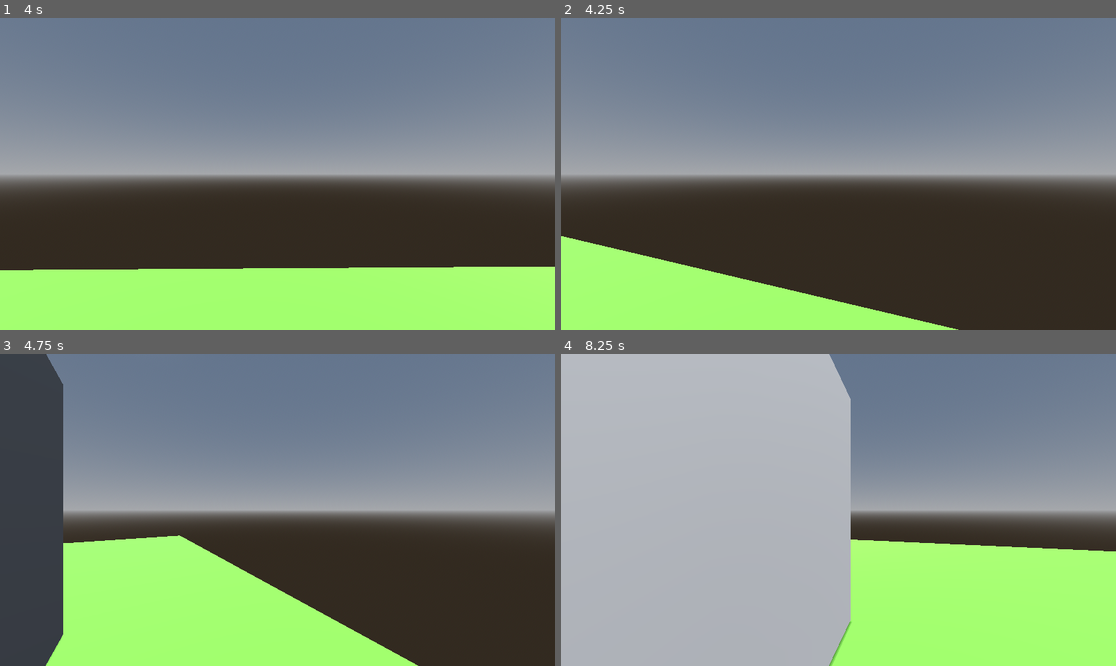
Above: before the commit, frames 1-4 (two rows, left to right).
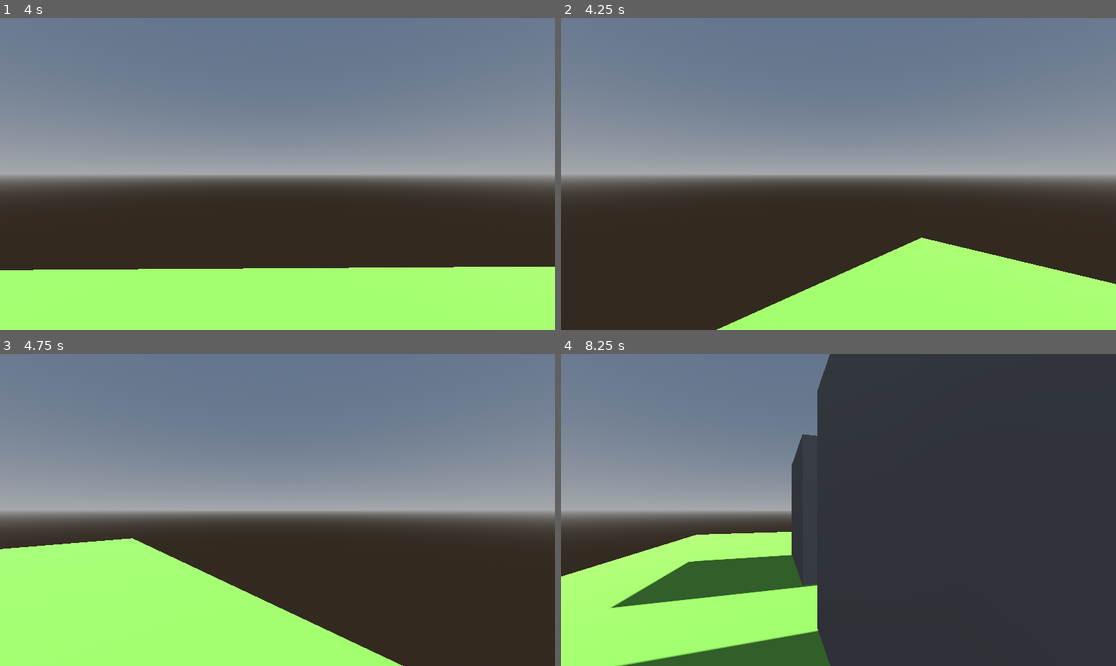
Above: after the commit, the same moments.

Repository: Xynthia/ShellShock
Game: Godot game, scene res://Scenes/testing_player_movement.tscn
Same seed, same stepped clock (60 frames per second), same inputs: the game is played once before the commit and once after it.
Inputs (mouse positions are in pixels of both pictures, inside the frame that each line leads up to):
- Up to frame 1 (4 s): tap Enter at 0.5 s; move the mouse to (271, 180) at 0.52 s; hold D (TurnRight) 0.53-2.03 s; tap W (MoveFoward) at 0.6, 2.1, 3.6 s; move the mouse to (316, 177) at 1.27 s; tap Alt (alt) at 1.35, 2.85 s; move the mouse to (233, 170) at 2.02 s; hold A (TurnLeft) from 2.03 s (still down); move the mouse to (283, 174) at 2.77 s; move the mouse to (255, 167) at 3.52 s
- Up to frame 2 (4.25 s): keep holding A (TurnLeft)
- Up to frame 3 (4.75 s): move the mouse to (305, 510) at 4.27 s; release A (TurnLeft) at 4.28 s; hold D (TurnRight) from 4.28 s (still down); tap Alt (alt) at 4.35 s
- Up to frame 4 (8.25 s): move the mouse to (810, 510) at 5.02 s; tap W (MoveFoward) at 5.1, 6.6, 8.1 s; move the mouse to (849, 503) at 5.77 s; tap Alt (alt) at 5.85, 7.35 s; move the mouse to (832, 516) at 6.52 s; move the mouse to (877, 513) at 7.27 s; move the mouse to (794, 506) at 8.02 s; release D (TurnRight) at 8.03 s; hold A (TurnLeft) from 8.03 s (still down)

Frame 1 is identical in both runs. In frame 2, 19% of the frame differs, in the area x 0-100%, y 69-100%; in frame 3, 13%; in frame 4, 95%, in the area x 0-100%, y 0-100%.

Commit message:
bug fixed if only 1 walking point
walk_points_next_to_current_walk_point next to  walking point looks at walking point

Diff:
--- a/Scripts/Player/player.gd
+++ b/Scripts/Player/player.gd
@@ -136,7 +136,7 @@
 			look_dir_3.RIGHT:
 				if direction == look_dir_3.LEFT:
 					look_to(walk_points_next_to_current_walk_point[look_dir_3.MIDDLE])
-	else:
+	elif walk_points_next_to_current_walk_point.size() == 2:
 		var current_look_dir : look_dir_2
 
 		for walk_point : VisibleOnScreenNotifier3D in walk_points_next_to_current_walk_point:
@@ -154,12 +154,14 @@
 			look_dir_2.RIGHT:
 				if direction == look_dir_2.LEFT:
 						look_to(walk_points_next_to_current_walk_point[look_dir_2.LEFT])
+	else:
+		look_to(walk_points_next_to_current_walk_point[0])
 
 func turn_to_walk_point_once_moved() -> void:
 	var points_next_to_current_point : Array = GameManager.walking_points.check_points_next_to_current_point(current_walk_point)
 
 	for walk_point : VisibleOnScreenNotifier3D in points_next_to_current_point:
-		if walk_point != last_walk_point && turn_once && !looking_at_walk_point:
+		if turn_once && !looking_at_walk_point:
 			look_to(walk_point)
 
 func move_to(new_position : Vector3) -> void:
